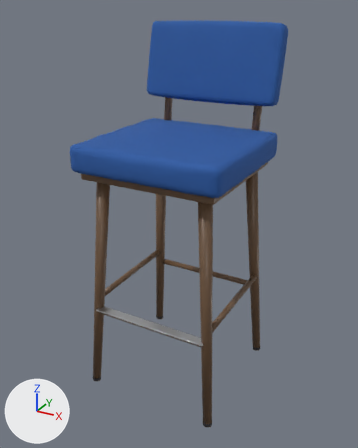
What one commit did to the glTF model projects/roadside-inn/assets/hotel-bar-stool.glb.
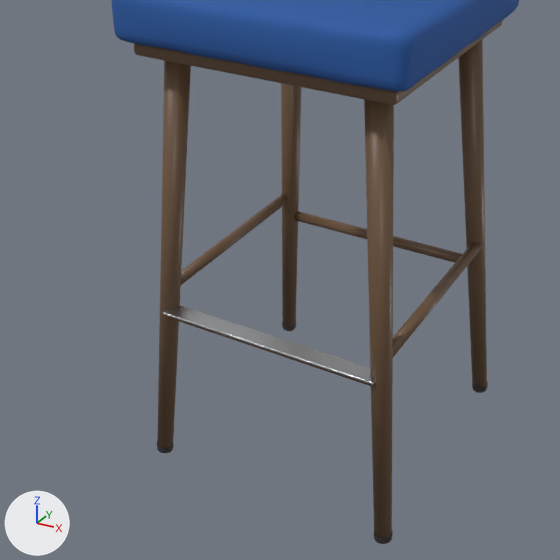
There are two pictures of each version: one whole from a 50 mm camera at (0.654, -1.198, 1.112) aimed at (-0.003, -0.002, 0.515), one close up on the part from 4% to 83% of the width and 34% to 97% of the height. Every picture has the same lights, and +X, +Y and +Z are marked at lower left. The older version's two pictures come first. Where no turn or scale is listed for an object, it has been applied to the vertices. Vertices at exactly the same position are counted once.

The first close-up shows 'brushed_metal', 'stool_cobalt', 'walnut_stain' and 1 more.
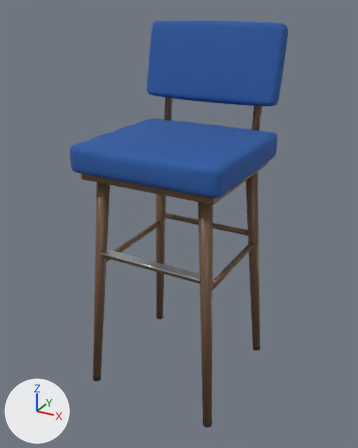
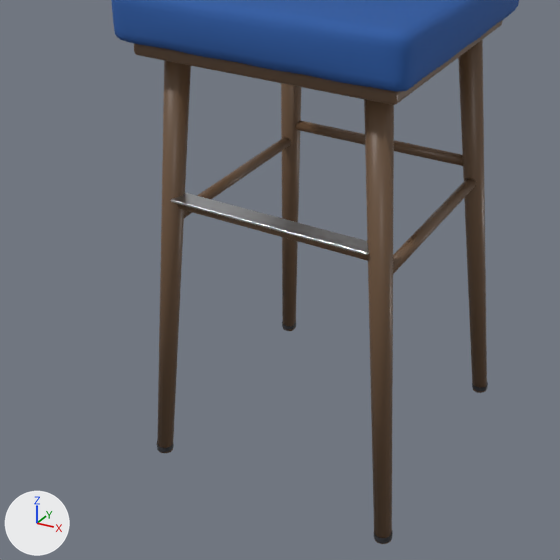
Changed parts and their boxes (x1, y1, x2, y2) in the close-ups (560 x 560 px; the box of a moved part takes in the faces that stretch with it):
'brushed_metal', moved
    before: (163, 305, 375, 385)
    after: (171, 193, 369, 255)
part 1 of me_cube_001, moved or reshaped (mostly hidden)
    before: (171, 317, 372, 386)
    after: (177, 204, 368, 261)
part 2 of me_cube_001, moved or reshaped
    before: (294, 211, 462, 263)
    after: (295, 120, 463, 166)
part 3 of me_cube_001, moved or reshaped
    before: (181, 194, 288, 285)
    after: (184, 137, 291, 218)
part 4 of me_cube_001, moved or reshaped
    before: (393, 243, 482, 357)
    after: (393, 178, 476, 274)

The change, as a diff of the scene's bpy script:
```diff
--- a/projects/roadside-inn/assets/hotel-bar-stool.glb.py
+++ b/projects/roadside-inn/assets/hotel-bar-stool.glb.py
@@ me_cube_001 @@
 me_cube_001.from_pydata(...)  # 376 vertices, 708 faces; spans x -0.213..0.213, y -0.203..0.238, z -0.695..0.3
 # used by ob_walnut_stain; location = (0.0, -0.01, 0.69)
+# me_cube_001 part 1: the loose piece of 28 vertices spanning x -0.185..0.185, y -0.184..-0.166, z -0.439..-0.421 is scaled about its middle by (0.922, 1, 1), then moved by (0.0, 0.014, 0.19)
+# me_cube_001 part 2: the loose piece of 28 vertices spanning x -0.185..0.185, y 0.186..0.204, z -0.439..-0.421 is scaled about its middle by (0.922, 1, 1), then moved by (0.0, -0.014, 0.19)
+# me_cube_001 part 3: the loose piece of 28 vertices spanning x -0.194..-0.176, y -0.175..0.195, z -0.399..-0.381 is scaled about its middle by (1, 0.933, 1), then moved by (0.012, 0.0, 0.12)
+# me_cube_001 part 4: the loose piece of 28 vertices spanning x 0.176..0.194, y -0.175..0.195, z -0.399..-0.381 is scaled about its middle by (1, 0.933, 1), then moved by (-0.012, 0.0, 0.12)
 me_cube_001.materials.append(mat_walnut_stain)
@@ ob_brushed_metal @@
 ob_brushed_metal = bpy.data.objects.new('brushed_metal', me_cube_003)
-ob_brushed_metal.location = (0.0, -0.19, 0.27)
+ob_brushed_metal.location = (0.0, -0.175, 0.461)
```
